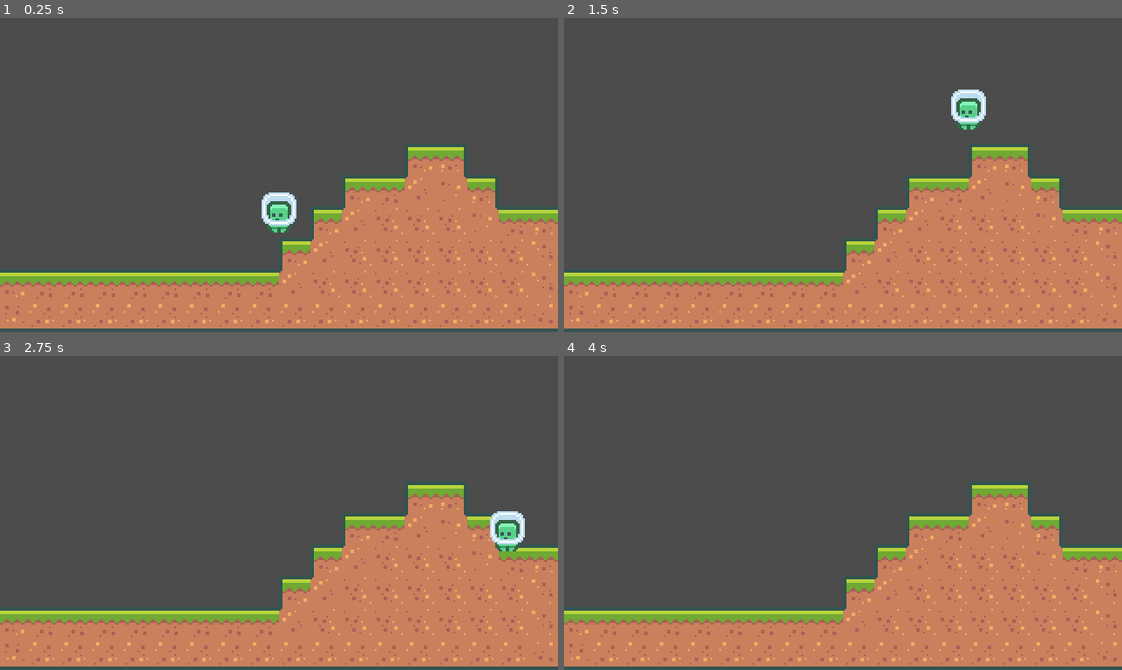
Above: before the commit, frames 1-4 (two rows, left to right).
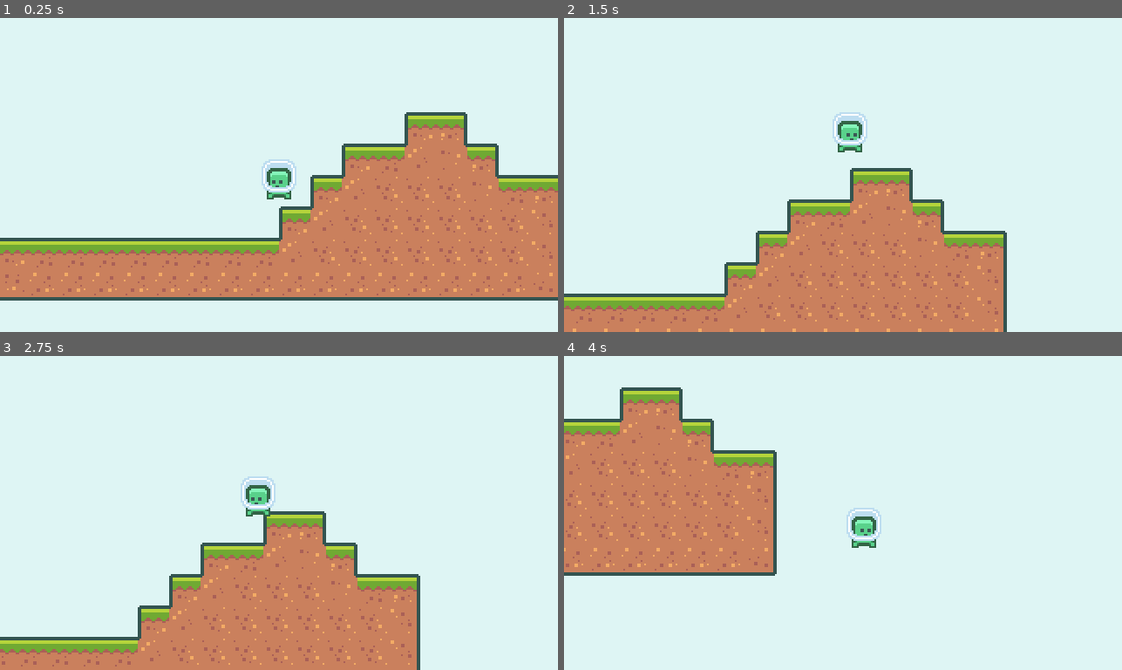
Above: after the commit, the same moments.

Repository: CharbelSahlani/Platformer2D
Game: Godot game, scene res://Scenes/Main.tscn
The game is run twice, just before and just after one commit, with the same random seed, the same clock (stepped at 60 frames per second) and the same inputs.
Inputs:
- Up to frame 1 (0.25 s): no input
- Up to frame 2 (1.5 s): hold Space (jump) 0.53-1.28 s; hold D (move_right) from 0.53 s (still down); tap Space (jump) at 1.35 s
- Up to frame 3 (2.75 s): tap Space (jump) at 1.52, 1.82 s; release D (move_right) at 2.03 s; hold A (move_left) from 2.03 s (still down); hold Space (jump) from 2.03 s (still down)
- Up to frame 4 (4 s): release A (move_left) at 2.78 s; release Space (jump) at 2.78 s; hold D (move_right) from 2.78 s (still down); tap Space (jump) at 2.85, 3.02, 3.32 s; hold Space (jump) from 3.53 s (still down)

The runs differ from the first frame. In frame 1, 85% of the frame differs, in the area x 0-100%, y 0-100%; in frame 2, 88%; in frame 3, 90%; in frame 4, 100%.

Commit message:
added camera follow and double jump and animtion

Diff:
--- /dev/null
+++ b/Scenes/GameCamera.tscn
@@ -0,0 +1,8 @@
+[gd_scene load_steps=2 format=2]
+
+[ext_resource path="res://Scripts/Camera/GameCamera.gd" type="Script" id=1]
+
+[node name="GameCamera" type="Camera2D"]
+current = true
+script = ExtResource( 1 )
+backgroundColor = Color( 0.87451, 0.964706, 0.960784, 1 )
--- a/Scenes/Main.tscn
+++ b/Scenes/Main.tscn
@@ -1,7 +1,8 @@
-[gd_scene load_steps=3 format=2]
+[gd_scene load_steps=4 format=2]
 
 [ext_resource path="res://resources/tileset.tres" type="TileSet" id=1]
 [ext_resource path="res://Scenes/Player.tscn" type="PackedScene" id=2]
+[ext_resource path="res://Scenes/GameCamera.tscn" type="PackedScene" id=3]
 
 [node name="Node" type="Node"]
 
@@ -13,5 +14,4 @@
 
 [node name="Player" parent="." instance=ExtResource( 2 )]
 
-[node name="Camera2D" type="Camera2D" parent="."]
-current = true
+[node name="GameCamera" parent="." instance=ExtResource( 3 )]
--- a/Scenes/Player.tscn
+++ b/Scenes/Player.tscn
@@ -1,17 +1,44 @@
-[gd_scene load_steps=4 format=2]
+[gd_scene load_steps=6 format=2]
 
 [ext_resource path="res://Assets/Player/character_0000.png" type="Texture" id=1]
 [ext_resource path="res://Scripts/Player/Player.gd" type="Script" id=2]
+[ext_resource path="res://Assets/Player/character_0001.png" type="Texture" id=3]
+
+[sub_resource type="SpriteFrames" id=2]
+animations = [ {
+"frames": [ ExtResource( 1 ) ],
+"loop": true,
+"name": "Idle",
+"speed": 5.0
+}, {
+"frames": [ ExtResource( 3 ) ],
+"loop": true,
+"name": "Jump",
+"speed": 5.0
+}, {
+"frames": [ ExtResource( 1 ), ExtResource( 3 ) ],
+"loop": true,
+"name": "Run",
+"speed": 10.0
+} ]
 
 [sub_resource type="RectangleShape2D" id=1]
 extents = Vector2( 5, 8 )
 
-[node name="Player" type="KinematicBody2D"]
+[node name="Player" type="KinematicBody2D" groups=[
+"player",
+]]
 script = ExtResource( 2 )
 
-[node name="Sprite" type="Sprite" parent="."]
-position = Vector2( 0, -12 )
-texture = ExtResource( 1 )
+[node name="CoyoteTimer" type="Timer" parent="."]
+wait_time = 0.15
+one_shot = true
+
+[node name="AnimatedSprite" type="AnimatedSprite" parent="."]
+frames = SubResource( 2 )
+animation = "Idle"
+playing = true
+offset = Vector2( 0, -12 )
 
 [node name="CollisionShape2D" type="CollisionShape2D" parent="."]
 position = Vector2( 0, -12 )
--- /dev/null
+++ b/Scripts/Camera/GameCamera.gd
@@ -0,0 +1,19 @@
+extends Camera2D
+var targetPosition = Vector2.ZERO
+#to change the background color from the editor (like serializefield)
+export(Color, RGB) var backgroundColor
+
+func _ready():
+	#to change the background color in the game
+	VisualServer.set_default_clear_color(backgroundColor)
+# Called every frame. 'delta' is the elapsed time since the previous frame.
+func _process(delta):
+	acquire_target_position()
+	global_position = lerp(targetPosition, global_position, pow(2, -15 * delta))
+
+func acquire_target_position():
+	#this returns an array of nodes
+	var players = get_tree().get_nodes_in_group("player")
+	if (players.size() > 0):
+		var player = players [0]
+		targetPosition = player.global_position
--- a/Scripts/Player/Player.gd
+++ b/Scripts/Player/Player.gd
@@ -1,15 +1,15 @@
 extends KinematicBody2D
 
-
-# Declare member variables here. Examples:
-# var a = 2
-# var b = "text"
 var gravity = 1000
 var velocity = Vector2.ZERO
 var maxHorizontalSpeed = 140
 var horizontalAcceleration = 2000
 var jumpSpeed = 360
 var jumpTerminationMultiplier = 4
+var hasDoubleJump = false
+
+
+
 # Called when the node enters the scene tree for the first time.
 func _ready():
 	pass # Replace with function body.
@@ -24,18 +24,50 @@
 
 	velocity.x = clamp(velocity.x, -maxHorizontalSpeed, maxHorizontalSpeed)
 
-	if (move_vector.y < 0 && is_on_floor()):
+	if (move_vector.y < 0 && (is_on_floor() ||
+				 !$CoyoteTimer.is_stopped() ||
+				 hasDoubleJump)):
 		velocity.y = move_vector.y * jumpSpeed
+		#to treat the coyote jump as a regular jump and allow the player to double jump
+		if (!is_on_floor() && $CoyoteTimer.is_stopped()):
+			hasDoubleJump = false
+		$CoyoteTimer.stop()
 
 	if (velocity.y < 0 && !Input.is_action_pressed("jump")):
 		velocity.y += gravity * jumpTerminationMultiplier * delta
 	else:
 		#accelerate at a rate of 300 pixles per second
 		velocity.y += gravity * delta
+
+	var wasOnFloor = is_on_floor()
 	velocity = move_and_slide(velocity, Vector2.UP)
+	#needed to give the player some time to execute a jump even when falling off
+	#a platform
+	if (wasOnFloor && ! is_on_floor()):
+		$CoyoteTimer.start()
 
+	#double jump
+	if (is_on_floor()):
+		hasDoubleJump = true
+
+	update_animation()
+
+#to get the movement vector of the player
 func get_movement_vector():
 	var move_vector = Vector2.ZERO
 	move_vector.x = Input.get_action_strength("move_right") - Input.get_action_strength("move_left")
 	move_vector.y = -1 if Input.is_action_just_pressed("jump") else 0
 	return move_vector;
+
+#to update the animation accordingly
+func update_animation():
+	var moveVec = get_movement_vector()
+
+	if (!is_on_floor()):
+		$AnimatedSprite.play("Jump")
+	elif (moveVec.x != 0):
+		$AnimatedSprite.play(("Run"))
+	else:
+		$AnimatedSprite.play(("Idle"))
+	if (moveVec.x != 0):
+		$AnimatedSprite.flip_h = true if moveVec.x > 0 else false
--- a/project.godot
+++ b/project.godot
@@ -73,4 +73,5 @@
 [rendering]
 
 2d/snapping/use_gpu_pixel_snap=true
+environment/default_clear_color=Color( 0.211765, 0.211765, 0.211765, 1 )
 environment/default_environment="res://default_env.tres"
